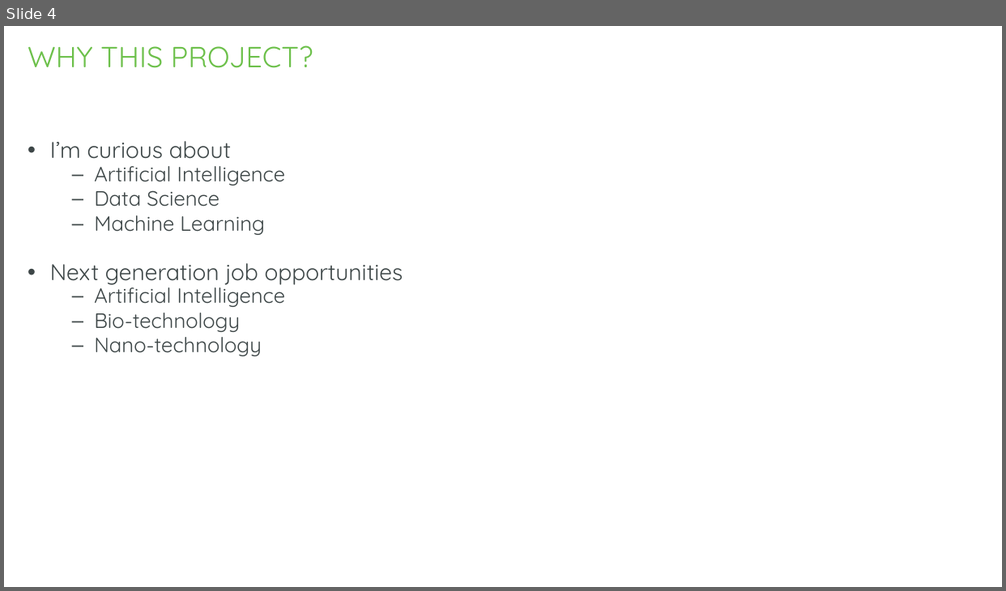
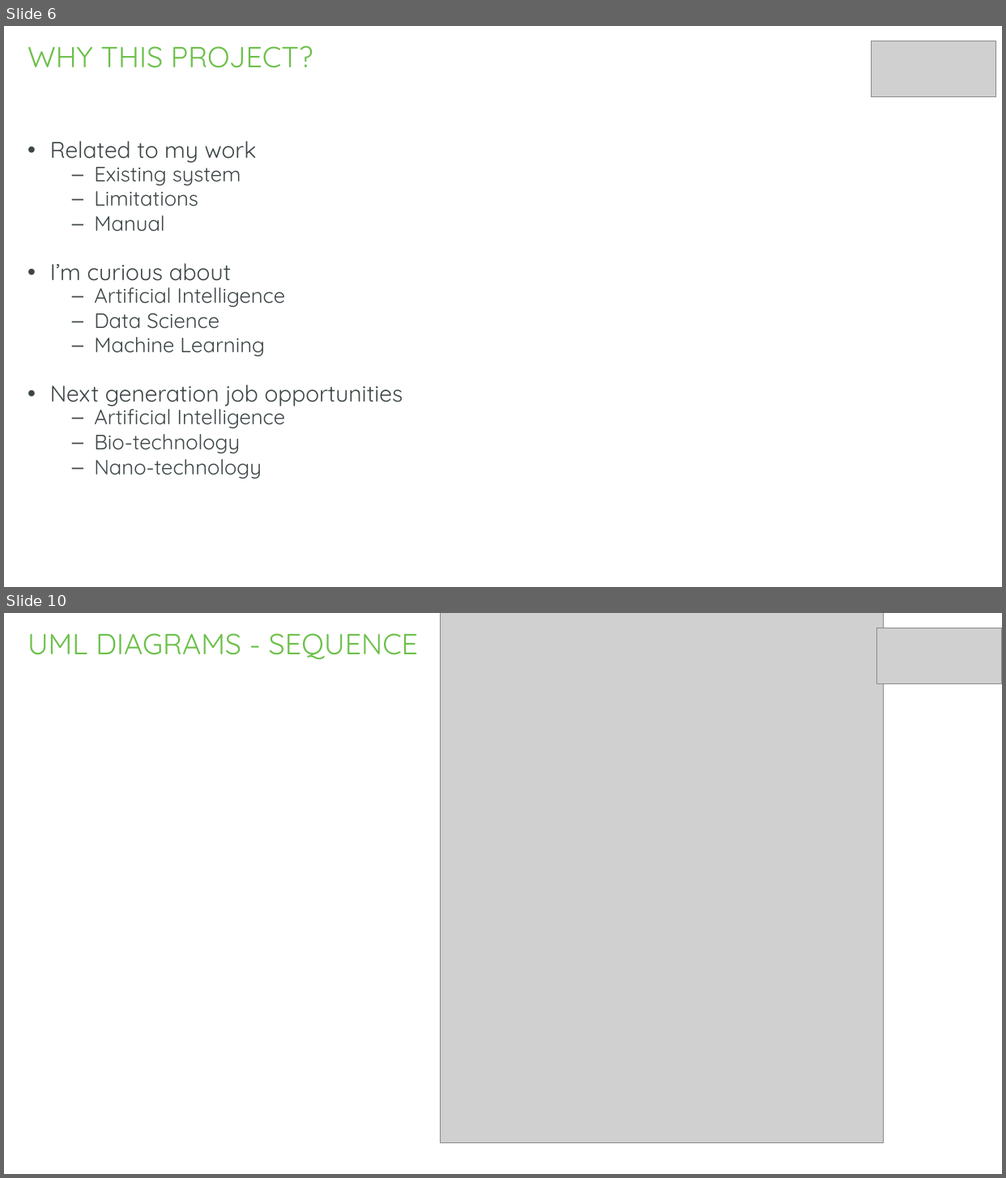
Before and after one commit to gkalidas/Python, a slide deck: MCS_project_sem_III/python_project.pptx. Shown one above the other, each under a label of ours: slide 4 before the commit, slides 6 and 10 after it; the slides between them are not shown. The pictures are 1006x591 and 1006x1178 pixels, drawn with LibreOffice and Linux fonts; fonts in the diff are those of the drawing; grey boxes stand for pictures; background and template pictures are left out. Boxes give left, top, right and bottom in pixels: in the first picture for what was removed or moved away, otherwise in the second. Text is boxed around its words. In the diff, an @@ line names an element or a change of style, - is before the commit and + after.

```diff
--- a/MCS_project_sem_III/python_project.pptx
+++ b/MCS_project_sem_III/python_project.pptx
@@ slide 10 added at bbox=[4, 613, 1002, 1174], background #FFFFFF; not listed: 1 template element that a slide beside it also shows @@
@@ title added at bbox=[27, 633, 418, 659], 28 pt, text #6CC04A @@
+UML DIAGRAMS - SEQUENCE
@@ picture added at bbox=[441, 613, 884, 1143] @@
@@ picture added at bbox=[877, 628, 1002, 684] @@
@@ what was slide 4 is now slide 6 @@
@@ slide 6 changed as well @@
@@ picture added at bbox=[871, 41, 996, 97] @@
@@ text at bbox=[50, 141, 257, 232]: paragraphs added @@
+• Related to my work
+  – Existing system
+  – Limitations
+  – Manual
```
Also in this commit, not shown: 8 other slides changed, 10 other slides added, 11 slides removed, 4 other files.
